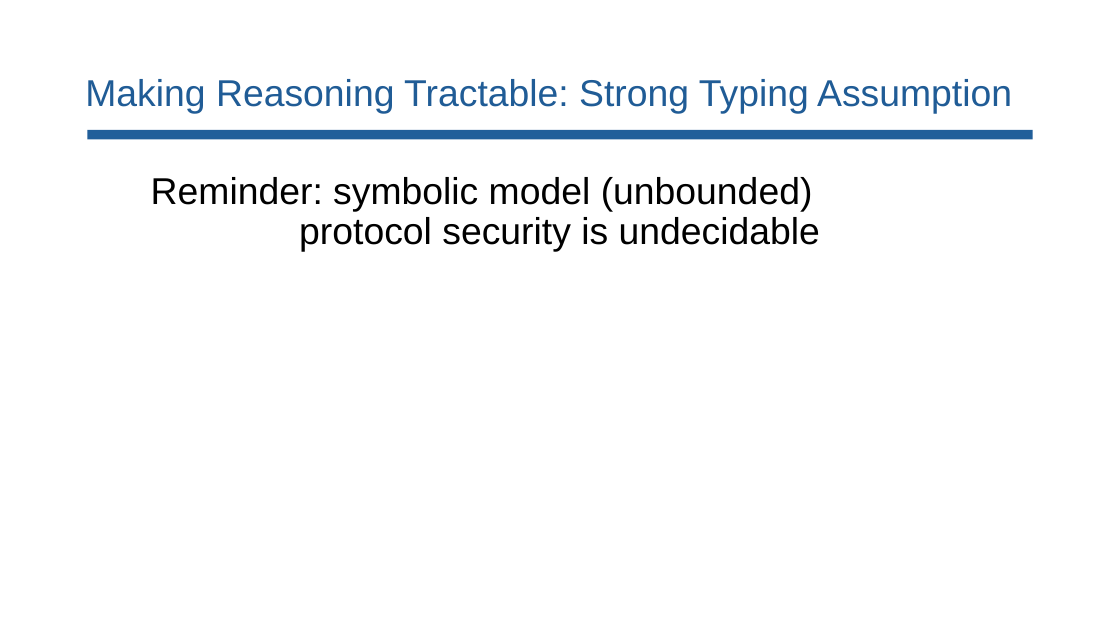
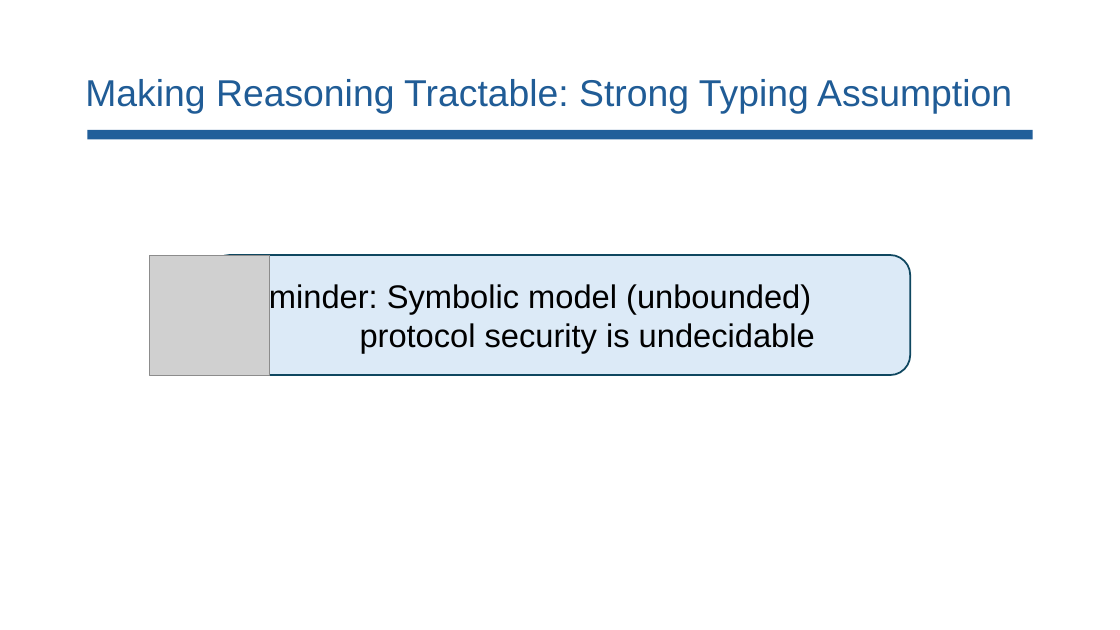
Before and after one commit to lorchrob/comp_slides, a slide deck: slide 88 of comp.pptx. Drawn at 1120x630 pixels with LibreOffice and Linux fonts; fonts in the diff are those of the drawing; grey boxes stand for pictures. Boxes give left, top, right and bottom in pixels: in the first picture for what was removed or moved away, otherwise in the second. Text is boxed around its words. In the diff, an @@ line names an element or a change of style, - is before the commit and + after.

```diff
--- a/comp.pptx
+++ b/comp.pptx
@@ picture added at (150, 255, 270, 376) @@
@@ rounded rectangle "Reminder: Symbolic model (unbounded) protocol ...": place and size @@
-rounded rectangle "Reminder: Symbolic model (unbounded) protocol ..." at (151, 177, 820, 252)
+rounded rectangle "Reminder: Symbolic model (unbounded) protocol ..." at (210, 255, 911, 376)
@@ rounded rectangle "Reminder: Symbolic model (unbounded) protocol ..." at (210, 255, 911, 376): vertical alignment top to middle; fill none to #DCEAF7; outline none to #104760 1.5 pt @@
@@ text in rounded rectangle at (227, 282, 815, 353): text changed; size 32 to 28 pt @@
-Reminder: symbolic model (unbounded) protocol security is undecidable
+Reminder: Symbolic model (unbounded) protocol security is undecidable
```
Also in this commit, not shown: 36 other slides changed, 6 slides added.
